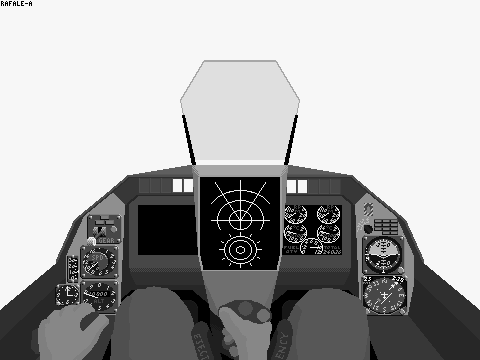
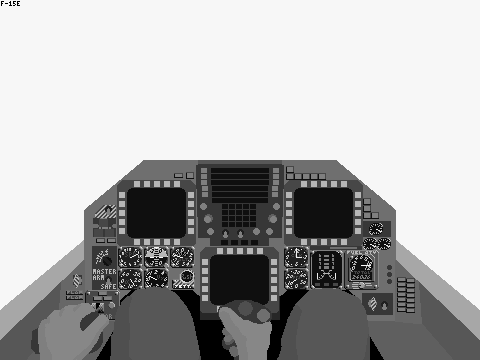
Layer changes from the first 480x360 image to the second:
hid "EjectTrigger" over [191, 319, 293, 360]
showed "F15E_Frgr" over [85, 160, 371, 323]
showed "F15E_Bkgr" over [66, 166, 415, 340]
showed "F15E_Frame" over [0, 1, 480, 360]
hid "Rafale_Hood" over [0, 60, 480, 340]
hid "Rafale_Frgr" over [67, 179, 404, 304]
hid "Rafale_Bkgr", painted on it over [55, 175, 408, 360]
hid "Rafale_Frame" over [0, 1, 480, 360]
added layer "MiG29K312_Bkgr" above "MiG29K312_Frame" over [223, 230, 258, 290]
added layer "MiG29K312_Frame" above "Frame" over [0, 160, 480, 360]
